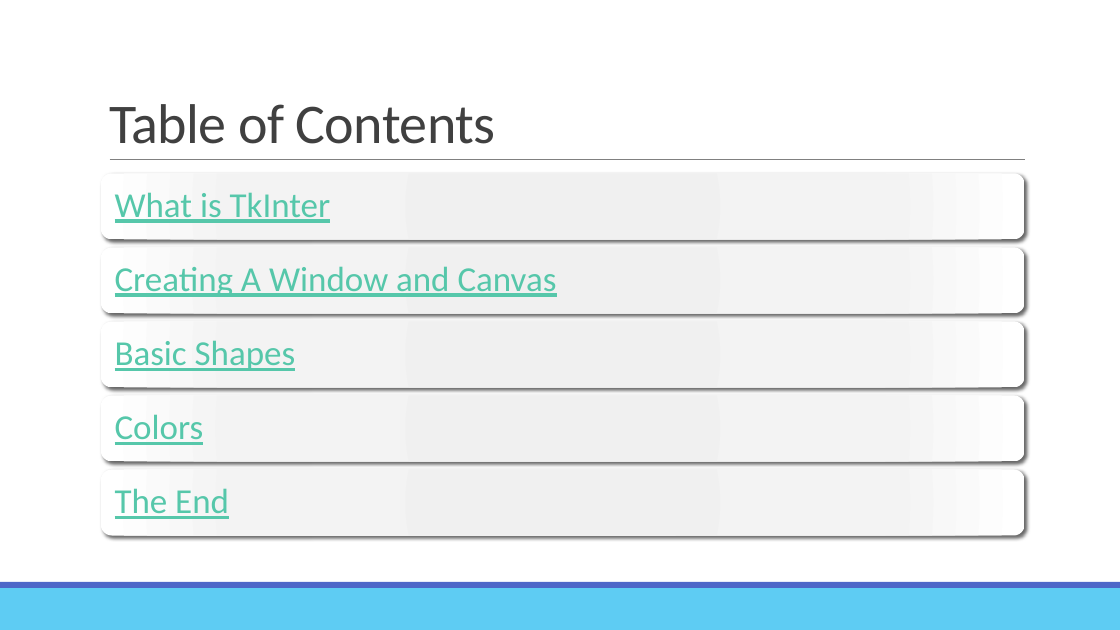
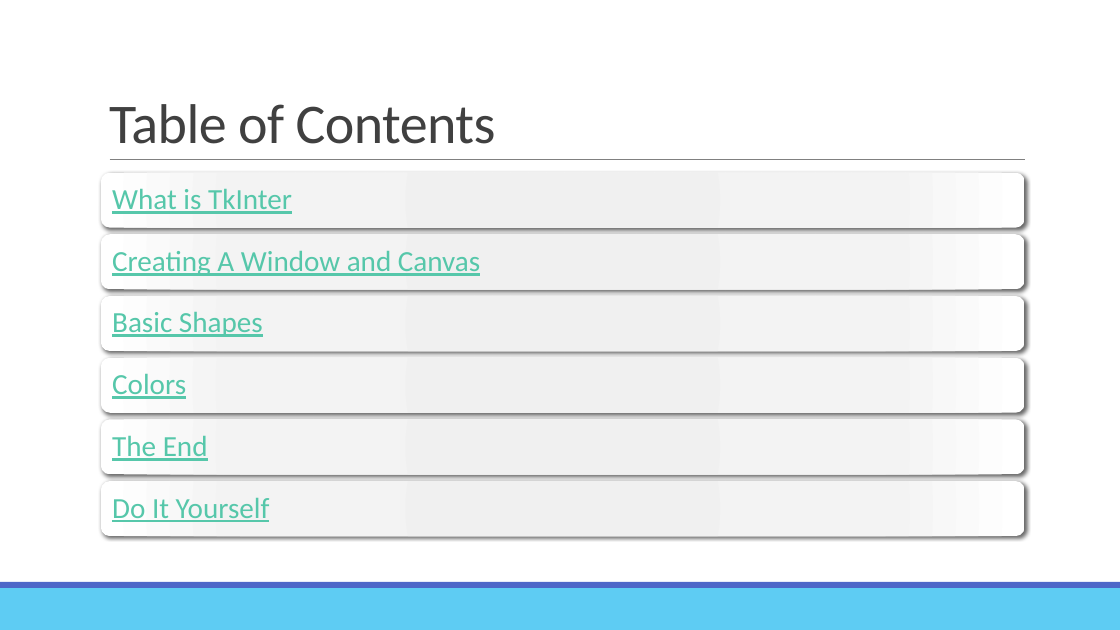
Before and after one commit to 24tweikel/TkInterTutorial, a slide deck: slide 3 of tkinter.pptx. Drawn at 1120x630 pixels with LibreOffice and Linux fonts; fonts in the diff are those of the drawing. Boxes give left, top, right and bottom in pixels: in the first picture for what was removed or moved away, otherwise in the second. Text is boxed around its words. In the diff, an @@ line names an element or a change of style, - is before the commit and + after.

```diff
--- a/tkinter.pptx
+++ b/tkinter.pptx
@@ rounded rectangle: place and size @@
-rounded rectangle at <box>101,173,1025,239</box>
+rounded rectangle at <box>101,172,1025,228</box>
@@ rounded rectangle: place and size @@
-rounded rectangle at <box>101,247,1025,313</box>
+rounded rectangle at <box>101,234,1025,290</box>
@@ text "Creating A Window and Canvas": place and size @@
-text "Creating A Window and Canvas" at <box>115,266,557,297</box>
+text "Creating A Window and Canvas" at <box>112,251,480,276</box>
@@ rounded rectangle added at <box>101,296,1025,351</box>, fill gradient #EEEEEE to #F0F0F0 to #F4F4F4 to #FFFFFF @@
@@ text "Basic Shapes": place and size @@
-text "Basic Shapes" at <box>115,340,296,371</box>
+text "Basic Shapes" at <box>112,312,263,337</box>
@@ rounded rectangle: place and size @@
-rounded rectangle at <box>101,322,1025,388</box>
+rounded rectangle at <box>101,358,1025,413</box>
@@ text "Colors": place and size @@
-text "Colors" at <box>115,414,204,445</box>
+text "Colors" at <box>112,374,186,399</box>
@@ rounded rectangle: place and size @@
-rounded rectangle at <box>101,396,1025,462</box>
+rounded rectangle at <box>101,419,1025,475</box>
@@ size 30 to 25 pt; less space between paragraphs in 5 elements at <box>112,189,292,214</box>, <box>112,251,480,276</box>, <box>112,312,263,337</box>, <box>112,374,186,399</box>, <box>112,435,208,461</box> @@
@@ text "The End": place and size @@
-text "The End" at <box>115,488,229,519</box>
+text "The End" at <box>112,435,208,461</box>
@@ rounded rectangle: place and size @@
-rounded rectangle at <box>101,470,1025,536</box>
+rounded rectangle at <box>101,481,1025,537</box>
@@ text added at <box>112,498,270,522</box>, 25 pt, text #56C7AA, underline @@
+Do It Yourself
```
Also in this commit, not shown: 1 other slide changed, 2 other files.
